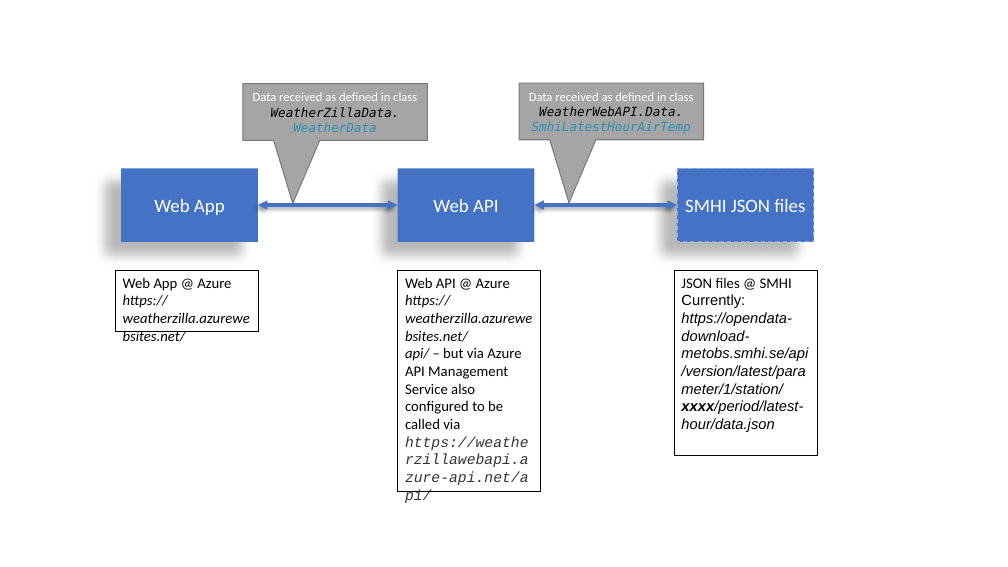
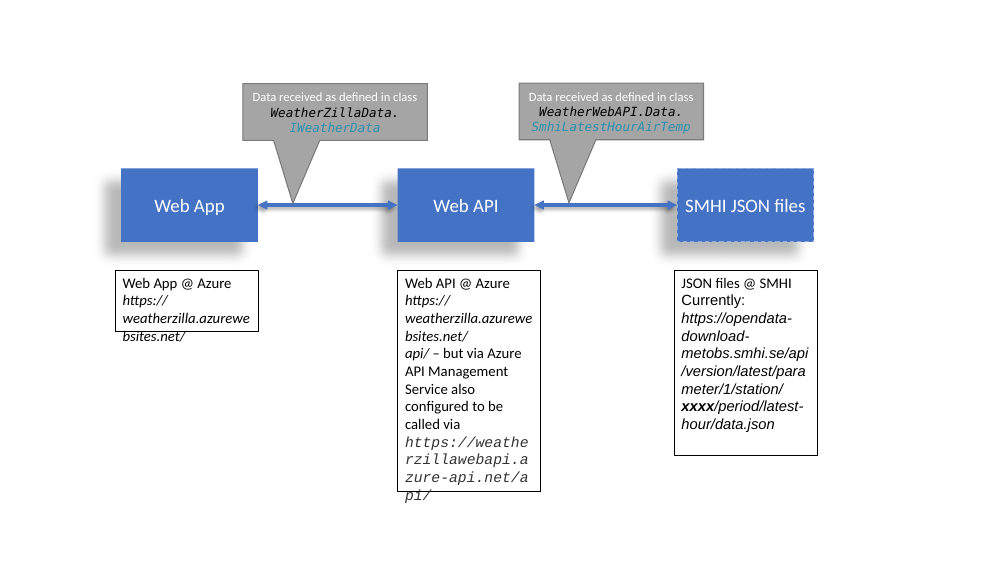
Before and after one commit to voltura/WeatherZilla, a slide deck: slide 1 of Documentation/WeatherZilla_Documentation.pptx. Drawn at 1008x567 pixels with LibreOffice and Linux fonts; fonts in the diff are those of the drawing. Boxes give left, top, right and bottom in pixels: in the first picture for what was removed or moved away, otherwise in the second. Text is boxed around its words. In the diff, an @@ line names an element or a change of style, - is before the commit and + after.

```diff
--- a/Documentation/WeatherZilla_Documentation.pptx
+++ b/Documentation/WeatherZilla_Documentation.pptx
@@ text in speech box at (253,92,417,132): text changed; font Calibri to DejaVu Sans Mono; italic on @@
-Data received as defined in class WeatherZillaData.
-WeatherData
+Data received as defined in class WeatherZillaData.
+IWeatherData
```
Also in this commit, not shown: 2 other files.
